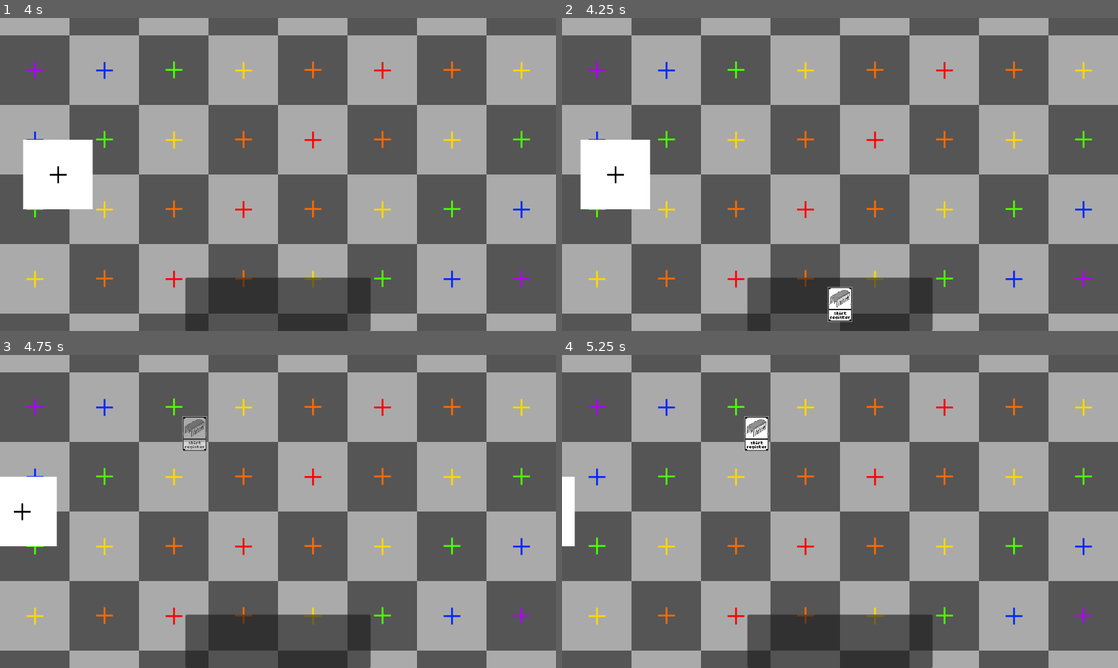
Above: before the commit, frames 1-4 (two rows, left to right).
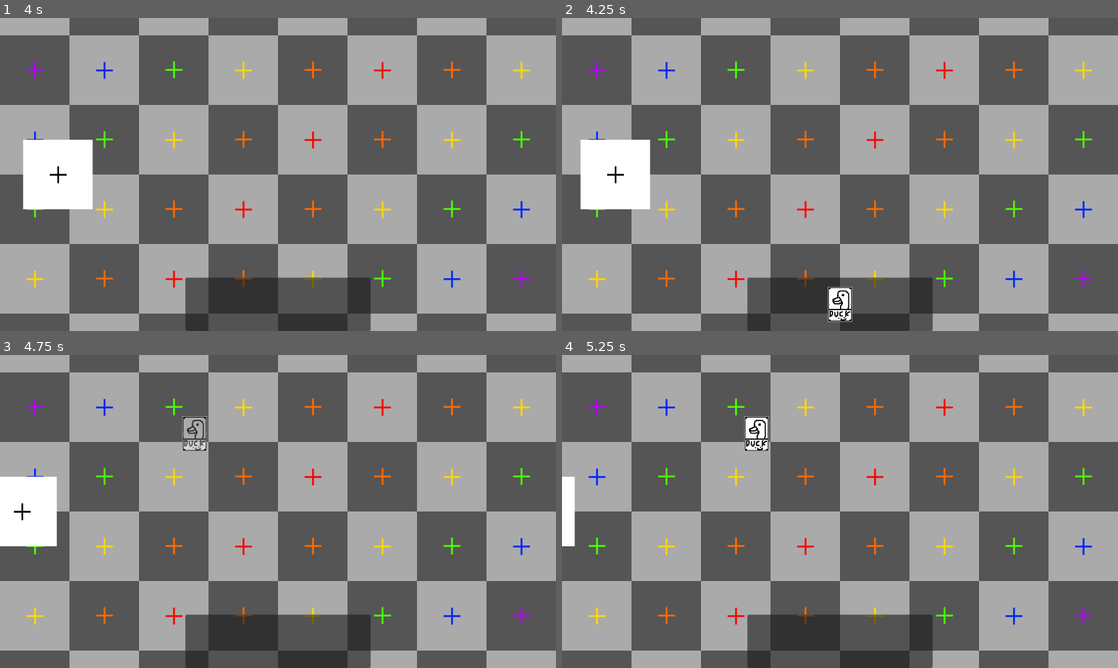
Above: after the commit, the same moments.

Repository: NobleMetalLabs/the-genesis-gambit
Game: Godot game, scene res://scn/tests/test.tscn
Same seed, same stepped clock (60 frames per second), same inputs: the game is played once before the commit and once after it.
Inputs (mouse positions are in pixels of both pictures, inside the frame that each line leads up to):
- Up to frame 1 (4 s): tap Enter at 0.5 s; move the mouse to (400, 158) at 0.52 s; tap Space (hand_burn) at 0.6, 2, 3.6 s; click (400, 158) at 0.67 s; drag from (166, 190) to (250, 237) at 1.27 s; move the mouse to (333, 105) at 2.02 s; tap Alt at 2.1 s; click (333, 105) at 2.17 s; drag from (250, 237) to (111, 127) at 2.77 s; move the mouse to (444, 221) at 3.52 s; click (444, 221) at 3.67 s
- Up to frame 2 (4.25 s): tap P (debug_action) at 4.15 s
- Up to frame 3 (4.75 s): drag from (278, 639) to (194, 433) at 4.27 s
- Up to frame 4 (5.25 s): move the mouse to (756, 433) at 5.02 s; tap Alt at 5.1 s; click (756, 433) at 5.17 s

Frame 1 is identical in both runs. In frame 2, 0.2% of the frame differs, in the area x 48-52%, y 86-97%; in frame 3, 0.2%; in frame 4, 0.2%.

Commit message:
Give players a deck which HandAddCardAction pulls from

Diff:
--- a/ast/game/cards/meta/birds/Flam.tres
+++ b/ast/game/cards/meta/birds/Flam.tres
@@ -1,6 +1,6 @@
 [gd_resource type="Resource" script_class="CardMetadata" load_steps=4 format=3 uid="uid://d2h0ly737f1u4"]
 
-[ext_resource type="Texture2D" uid="uid://cbbpqehmwdtme" path="res://ast/game/cards/fgs/birds/duck.png" id="1_ppq52"]
+[ext_resource type="Texture2D" uid="uid://bqlbcjufruv6r" path="res://ast/game/cards/fgs/birds/flam.png" id="1_5i0gv"]
 [ext_resource type="Script" path="res://ast/game/cards/logic/ShiftRegister.gd" id="2_0o6g5"]
 [ext_resource type="Script" path="res://lib/CardMetadata.gd" id="2_r8asb"]
 
@@ -8,7 +8,7 @@
 script = ExtResource("2_r8asb")
 id = 3
 name = "Flam"
-image = ExtResource("1_ppq52")
+image = ExtResource("1_5i0gv")
 type = "Attacker"
 rarity = "Common"
 cost = 0
--- a/ast/game/cards/meta/birds/Pigeon.tres
+++ b/ast/game/cards/meta/birds/Pigeon.tres
@@ -1,14 +1,14 @@
 [gd_resource type="Resource" script_class="CardMetadata" load_steps=4 format=3 uid="uid://paw8x65of1wu"]
 
-[ext_resource type="Texture2D" uid="uid://bnnvknjvv0ljn" path="res://ast/game/cards/fgs/birds/toucan.png" id="1_wswve"]
+[ext_resource type="Texture2D" uid="uid://bsci0algcx3j5" path="res://ast/game/cards/fgs/birds/pigeon.png" id="1_uvgnx"]
 [ext_resource type="Script" path="res://lib/CardMetadata.gd" id="2_3jqoi"]
 [ext_resource type="Script" path="res://ast/game/cards/logic/ShiftRegister.gd" id="2_jv8yk"]
 
 [resource]
 script = ExtResource("2_3jqoi")
 id = 1
-name = "Toucan"
-image = ExtResource("1_wswve")
+name = "Pigeon"
+image = ExtResource("1_uvgnx")
 type = "Attacker"
 rarity = "Common"
 cost = 0
--- a/ast/game/cards/meta/birds/Toucan.tres
+++ b/ast/game/cards/meta/birds/Toucan.tres
@@ -1,12 +1,14 @@
-[gd_resource type="Resource" script_class="CardMetadata" load_steps=3 format=3 uid="uid://dpnspaqkdfr86"]
+[gd_resource type="Resource" script_class="CardMetadata" load_steps=4 format=3 uid="uid://dpnspaqkdfr86"]
 
 [ext_resource type="Script" path="res://ast/game/cards/logic/ShiftRegister.gd" id="1_s77eq"]
+[ext_resource type="Texture2D" uid="uid://bnnvknjvv0ljn" path="res://ast/game/cards/fgs/birds/toucan.png" id="1_wx74m"]
 [ext_resource type="Script" path="res://lib/CardMetadata.gd" id="1_x4gkg"]
 
 [resource]
 script = ExtResource("1_x4gkg")
 id = 0
-name = ""
+name = "Toucan"
+image = ExtResource("1_wx74m")
 type = ""
 rarity = "Common"
 cost = 0
--- /dev/null
+++ b/lib/Deck.gd
@@ -0,0 +1,25 @@
+class_name Deck
+extends Resource
+
+var _cards : Array[ICardInstance]
+
+func _init() -> void:
+	_cards = []
+
+func add_card(card : ICardInstance) -> void:
+	_cards.append(card)
+
+func remove_card(card : ICardInstance) -> void:
+	_cards.erase(card)
+
+func draw_card() -> ICardInstance:
+	if _cards.size() == 0:
+		return null
+	return _cards.pop_front()
+
+func get_cards() -> Array[ICardInstance]:
+	return _cards
+
+func shuffle() -> void:
+	randomize()
+	_cards.shuffle()
--- a/lib/DeckData.gd
+++ b/lib/PackStack.gd
@@ -1,4 +1,4 @@
-class_name DeckData
+class_name PackStack
 extends Resource
 
 var _contents : Array[PackMetadata]
--- a/lib/Player.gd
+++ b/lib/Player.gd
@@ -1,9 +1,18 @@
 class_name Player
 extends Node
 
+var deck : Deck
 var hand : Array[CardMetadata] = []
 
 func _ready() -> void:
+	deck = Deck.new()
+	for i in range(0, 25):
+		var card_instance := ICardInstance.new(
+			CardDB.cards.pick_random()
+		)
+		deck.add_card(card_instance)
+	deck.shuffle()
+
 	AuthoritySourceProvider.authority_source.reflect_action.connect(_handle_player_action)
 
 func _handle_player_action(action : Action) -> void:
@@ -11,20 +20,34 @@
 
 	if action is HandAddCardAction:
 		var add_action : HandAddCardAction = action as HandAddCardAction
-		var card_meta : CardMetadata = CardDB.get_card_by_id(add_action.card_metadata_id)
-		hand.append(card_meta)
-		return
+		match [add_action.from_deck, add_action.specific_card]:
+			[true, false]: # Regular Draw
+				var card : ICardInstance = deck.draw_card()
+				if card == null: return #TODO: Actually handle this
+				hand.append(card.metadata)
+			[false, true]: # Spawn New Card
+				var card_meta : CardMetadata = CardDB.get_card_by_id(add_action.card_metadata_id)
+				hand.append(card_meta)
+			[true, true]: # Search
+				pass
+			[false, false]:
+				print("Invalid HandAddCardAction")
+				#TODO: Give a totally random card?
 
 	if action is HandBurnHandAction:
 		var num_cards : int = hand.size()
 		hand.clear()
+		#TODO: clearing hand occurs through action
 		for i in range(num_cards):
 			AuthoritySourceProvider.authority_source.request_action(
 				HandAddCardAction.new(self, false, true, 0)
 			)
-		return
 
 	if action is HandRemoveCardAction:
 		var remove_action : HandRemoveCardAction = action as HandRemoveCardAction
 		hand.erase(remove_action.card.metadata)
-		return
+
+	UIEventBus.submit_event({
+		"name" : "player_hand_changed",
+		"player" : self,
+	})
--- a/lib/identifiers/ICardInstance.gd
+++ b/lib/identifiers/ICardInstance.gd
@@ -8,5 +8,8 @@
 
 var metadata : CardMetadata
 
+func _init(_metadata : CardMetadata = null) -> void:
+	metadata = _metadata
+
 func get_metadata() -> CardMetadata:
 	return metadata
--- a/project.godot
+++ b/project.godot
@@ -27,6 +27,7 @@
 CardDB="*res://src/autoloads/CardDB.gd"
 AuthoritySourceProvider="*res://src/autoloads/AuthoritySourceProvider.gd"
 InputManager="*res://src/autoloads/InputManager.gd"
+UIEventBus="*res://src/autoloads/UIEventBus.gd"
 
 [debug]
 
--- a/src/autoloads/CardDB.gd
+++ b/src/autoloads/CardDB.gd
@@ -9,6 +9,9 @@
 
 func get_card_by_id(id : int) -> CardMetadata:
 	return cards[id]
+
+func get_card_count() -> int:
+	return cards.size()
 
 func _scan_cards() -> void:
 	cards = _scan_path_for_cards()
--- a/src/autoloads/InputManager.gd
+++ b/src/autoloads/InputManager.gd
@@ -8,7 +8,7 @@
 	if Input.is_action_just_pressed("debug_action"):
 		AuthoritySourceProvider.authority_source.request_action(
 			HandAddCardAction.new(
-				Player.new(), true, true, test_hand_metadata.id
+				Player.new()
 			)
 		)
 	if Input.is_action_just_pressed("hand_burn"):
--- a/src/autoloads/SaveData.gd
+++ b/src/autoloads/SaveData.gd
@@ -3,4 +3,4 @@
 # tentative
 
 var selected_leader : CardMetadata #TODO: change to whatever type later
-var selected_deck : DeckData = DeckData.new()
+var selected_deck : PackStack = PackStack.new()
--- /dev/null
+++ b/src/autoloads/UIEventBus.gd
@@ -0,0 +1,14 @@
+#class_name UIEventBussy
+extends Node
+
+var event_queue : Array[Dictionary] = []
+
+signal event(data : Dictionary)
+
+func _process(_delta : float) -> void:
+	for event_dict in event_queue:
+		event.emit(event_dict)
+	event_queue.clear()
+
+func submit_event(data : Dictionary) -> void:
+	event_queue.push_back(data)
--- a/src/menu/SelectPacks.gd
+++ b/src/menu/SelectPacks.gd
@@ -8,7 +8,7 @@
 @onready var type_filter : OptionButton = $"%TYPE-FILTER"
 @onready var slice_container : VBoxContainer = $"%SLICE-CONTAINER"
 
-var deck : DeckData = SaveData.selected_deck
+var deck : PackStack = SaveData.selected_deck
 
 func _ready() -> void:
 	scan_packs(cardpack_path)
@@ -33,7 +33,7 @@
 		var type_good : bool = (selected_type == 0 or pack._metadata.type == type_filter.get_item_text(selected_type))
 		pack.visible = rarity_good and type_good
 
-func update_pack_slices(_deck: DeckData) -> void:
+func update_pack_slices(_deck: PackStack) -> void:
 	for slice : UIPackSlice in slice_container.get_children(): slice.queue_free()
 
 	var pack_counts : Dictionary # [PackMetadata, int]
--- a/src/ui/HandUI.gd
+++ b/src/ui/HandUI.gd
@@ -7,21 +7,17 @@
 
 func _setup(_client_ui : ClientUI) -> void:
 	client_ui = _client_ui
-	AuthoritySourceProvider.authority_source.reflect_action.connect(_handle_hand_action)
+	UIEventBus.event.connect(_handle_ui_event)
 
-func _handle_hand_action(action : Action) -> void:
-	if not action is HandAction: return
+func _handle_ui_event(data : Dictionary) -> void:
+	if data["name"] != "player_hand_changed": return
+	_refresh_hand(data["player"])
 
-	if action is HandAddCardAction:
-		var add_action : HandAddCardAction = action as HandAddCardAction
-		_add_card_to_hand(CardDB.get_card_by_id(add_action.card_metadata_id))
-
-	if action is HandBurnHandAction:
-		_clear_hand()
-
-	if action is HandRemoveCardAction:
-		var remove_action : HandRemoveCardAction = action as HandRemoveCardAction
-		_remove_card_from_hand(remove_action.card)
+func _refresh_hand(player : Player) -> void:
+	_clear_hand()
+	for card in player.hand:
+		print("Adding card to hand: ", card.name)
+		_add_card_to_hand(card)
 
 var hovered_hand_card : CardInHand = null
 
@@ -37,9 +33,6 @@
 			hovered_hand_card = null
 	)
 
-func _remove_card_from_hand(_instance : CardInHand) -> void:
-	_instance.queue_free()
-
 func _clear_hand() -> void:
 	for child in card_stack_container.get_children():
 		child.queue_free()
